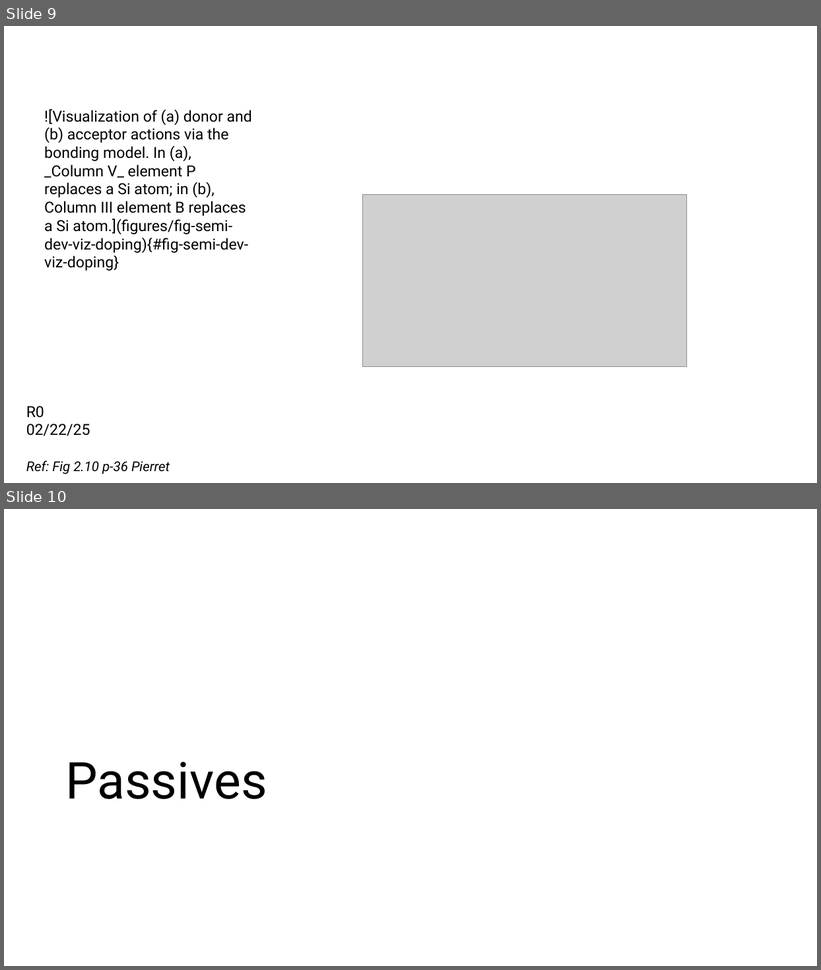
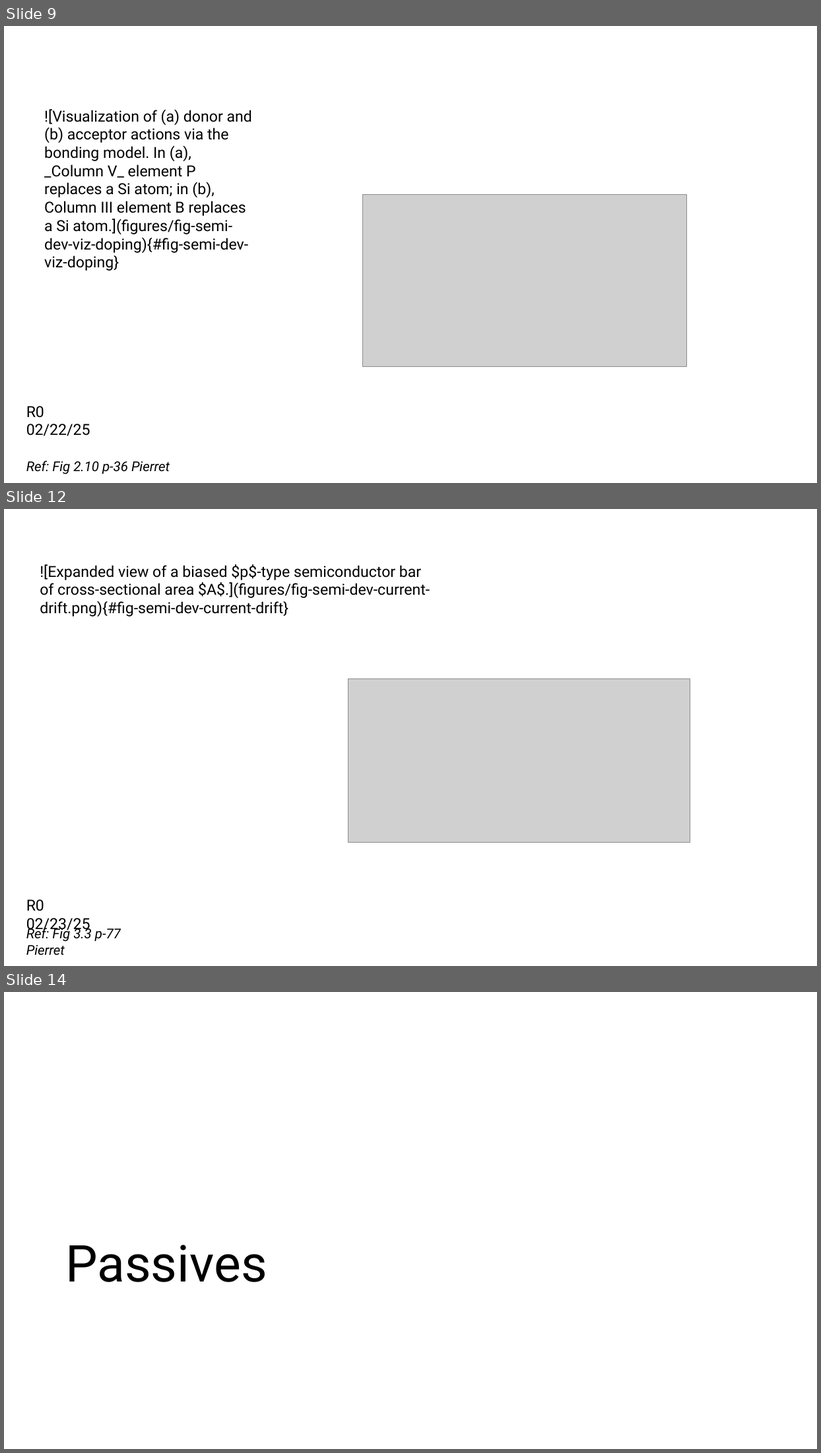
Before and after one commit to mixignal-press/ebook-ice1, a slide deck: figures/fig.pptx. Shown one above the other, each under a label of ours: slides 9 and 10 before the commit, slides 9, 12 and 14 after it; the slides between them are not shown. The pictures are 821x970 and 821x1453 pixels, drawn with LibreOffice and Linux fonts; fonts in the diff are those of the drawing; grey boxes stand for pictures. Boxes give left, top, right and bottom in pixels: in the first picture for what was removed or moved away, otherwise in the second. Text is boxed around its words. In the diff, an @@ line names an element or a change of style, - is before the commit and + after.

```diff
--- a/figures/fig.pptx
+++ b/figures/fig.pptx
@@ slide 12 added at [4, 509, 817, 966], background #FFFFFF @@
@@ text added at [40, 564, 430, 617], 18 pt, text #000000 @@
+![Expanded view of a biased $p$-type semiconductor bar of cross-sectional area $A$.](figures/fig-semi-dev-current-drift.png){#fig-semi-dev-current-drift}
@@ picture added at [349, 679, 690, 843] @@
@@ text added at [26, 900, 90, 933], 18 pt, text #000000 @@
+R0 02/23/25
@@ text added at [26, 926, 121, 956], 16 pt, text #000000, italic @@
+Ref: Fig 3.3 p-77 Pierret
@@ what was slide 10 is now slide 14 @@
```
Also in this commit, not shown: 3 other slides added, 2 other files.
